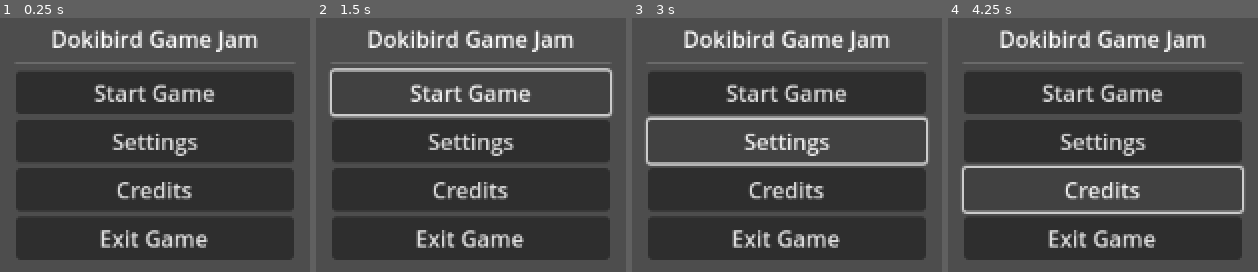
Above: before the commit, frames 1-4 (left to right).
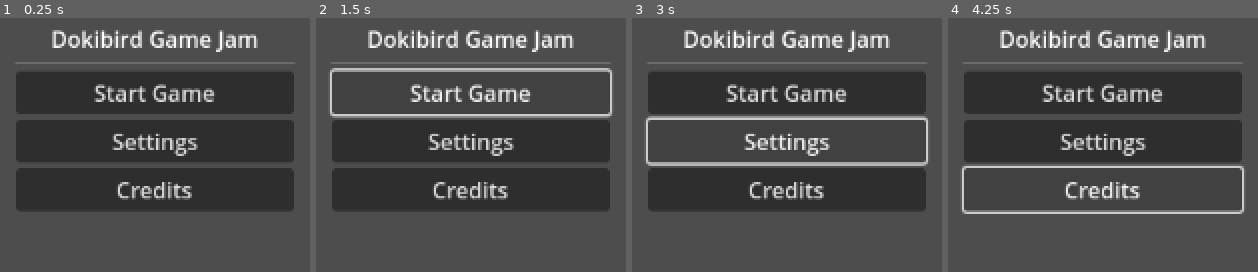
Above: after the commit, the same moments.

Repository: hectorstratford/DokibirdGameJam
Game: Godot game, scene res://mainmenu.tscn
Two runs of this game, one before a commit and one after it. Both use one fixed random seed, a clock stepped at 60 frames per second and the inputs below.
Inputs:
- Up to frame 1 (0.25 s): no input
- Up to frame 2 (1.5 s): click "Start Game" at 0.5 s; click "Start Game" at 1.25 s
- Up to frame 3 (3 s): click "Start Game" at 2 s; click "Settings" at 2.75 s
- Up to frame 4 (4.25 s): click "Credits" at 3.5 s

The runs differ from the first frame. In frame 1, 14% of the frame differs, in the area x 5-95%, y 78-96%; in frame 2, 14%; in frame 3, 14%; in frame 4, 14%.
Error after the commit: Invalid access to property or key 'pressed' on a base object of type 'null instance'. (res://mainmenu.gd:12)

Commit message:
Remove exit game button
(This doesn't make sense for a web-based game)

Diff:
--- a/mainmenu.tscn
+++ b/mainmenu.tscn
@@ -44,7 +44,3 @@
 [node name="CreditsButton" type="Button" parent="VBoxContainer"]
 layout_mode = 2
 text = "Credits"
-
-[node name="ExitButton" type="Button" parent="VBoxContainer"]
-layout_mode = 2
-text = "Exit Game"
Not shown, changed: .gitignore
